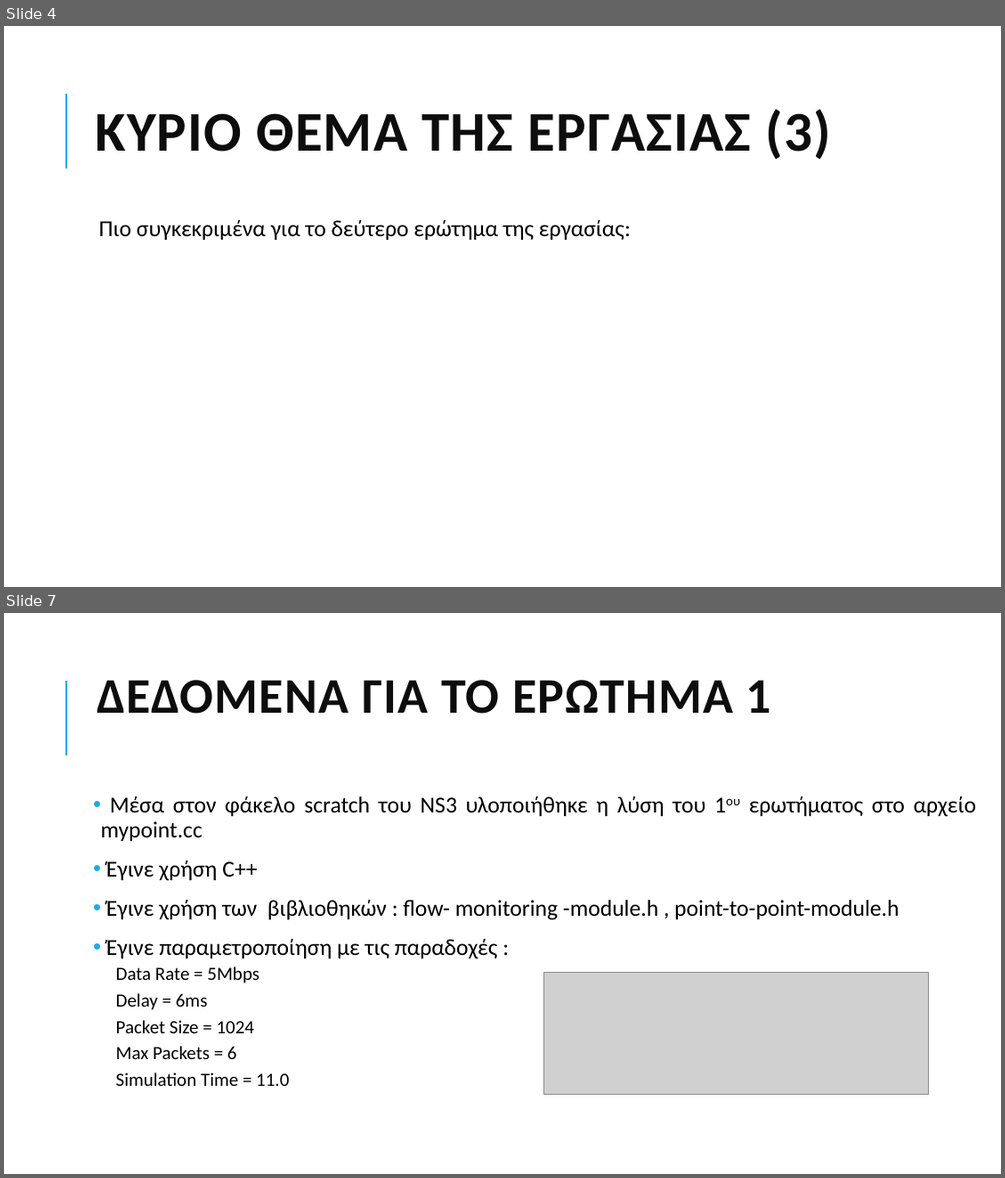
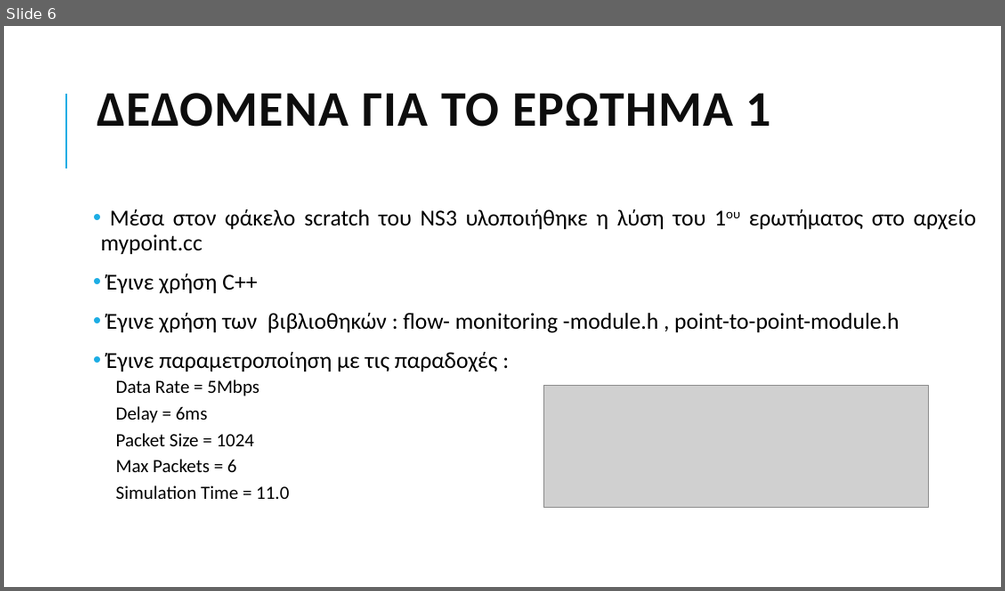
Before and after one commit to grgmyl/Ns3Project, a slide deck: Presentations/Ns-3_presentation_F.pptx. Shown one above the other, each under a label of ours: slides 4 and 7 before the commit, slide 6 after it; the slides between them are not shown. The pictures are 1005x1178 and 1005x591 pixels, drawn with LibreOffice and Linux fonts; fonts in the diff are those of the drawing; grey boxes stand for pictures. Boxes give left, top, right and bottom in pixels: in the first picture for what was removed or moved away, otherwise in the second. Text is boxed around its words. In the diff, an @@ line names an element or a change of style, - is before the commit and + after.

```diff
--- a/Presentations/Ns-3_presentation_F.pptx
+++ b/Presentations/Ns-3_presentation_F.pptx
@@ slide 4 removed at (4, 26, 1001, 587), background #FFFFFF; not listed: 1 template element that a slide beside it also shows @@
@@ title removed at (95, 109, 830, 160) @@
-ΚΥΡΙΟ ΘΕΜΑ ΤΗΣ ΕΡΓΑΣΙΑΣ (3)
@@ text removed at (99, 220, 631, 240) @@
-  Πιο συγκεκριμένα για το δεύτερο ερώτημα της εργασίας:
@@ what was slide 7 is now slide 6 @@
```
Also in this commit, not shown: 9 slides changed.
